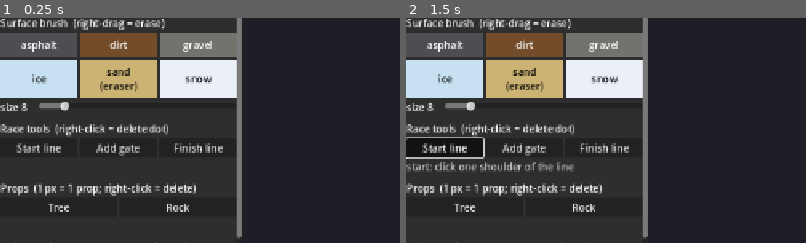
Above: before the commit, frames 1-2 (left to right).
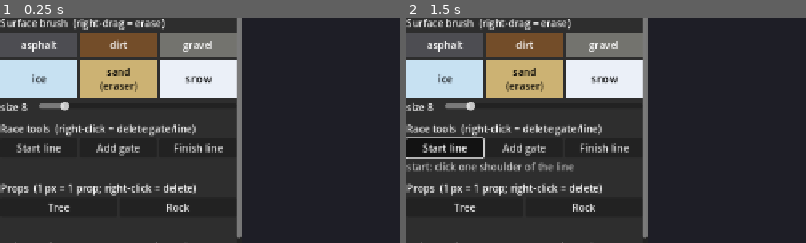
Above: after the commit, the same moments.

Repository: artemiiShabanov/RallyRivals
Game: Godot game, scene res://scenes/tools/map_editor.tscn
Same seed, same stepped clock (60 frames per second), same inputs: the game is played once before the commit and once after it. The project has no main scene, so this scene is started directly.
Inputs (mouse positions are % of the whole screen's width and height, from its top left):
- Up to frame 1 (0.25 s): no input
- Up to frame 2 (1.5 s): click (11, 6) at 0.52 s; type "Alex" at 0.6 s; click "Start line" at 1.25 s
The pictures show only the part of the screen within x 0-50%, y 24-74%; the shares and areas given below are measured in that part.

The runs differ from the first frame. In frame 1, 0.3% of the frame differs, in the area x 37-49%, y 47-53%; in frame 2, 0.3%.

Commit message:
Map editor: failed-march overlay + whole-feature deletion
When the centreline march can't close the loop (or reach the finish),
the editor now draws the partial march in RED — it points at the exact
corner or pinch that broke the layout, instead of leaving the author
with only a console warning.

Right-click in a race tool now deletes the whole nearest FEATURE: a
gate removes both its dots (pairing-aware, nearest-dot fallback on
broken layers), the start line removes its pair + direction dot, the
finish removes its pair. No more orphaned red-ring dots. Stray-pixel
erase remains the fallback when nothing is near.

Verified headless: broken-loop layout draws the red partial path;
right-click near one gate dot removes both; start-line right-click
clears start + dir; two undos restore everything.

Co-Authored-By: Claude Opus 4.8 <noreply@anthropic.com>

Diff:
--- a/rallyrivals/scripts/tools/map_editor/heightmap_builder.gd
+++ b/rallyrivals/scripts/tools/map_editor/heightmap_builder.gd
@@ -42,7 +42,8 @@
 	var target: Vector2 = race["start_mid"] if is_loop else race["finish_mid"]
 	if pts.size() < 10 or pts[pts.size() - 1].distance_to(target) > 14.0:
 		var what := "close the loop" if is_loop else "reach the finish line"
-		return {"ok": false, "msg": "road doesn't %s — fix the layout (see console warning)" % what}
+		# ship the partial march so the editor can draw WHERE it wandered
+		return {"ok": false, "msg": "road doesn't %s — the red path shows where the march went" % what, "pts": pts}
 	var cum := PackedFloat32Array()
 	cum.resize(pts.size())
 	var acc := 0.0
--- a/rallyrivals/scripts/tools/map_editor/map_editor.gd
+++ b/rallyrivals/scripts/tools/map_editor/map_editor.gd
@@ -162,7 +162,7 @@
 
 	vb.add_child(HSeparator.new())
 	var race_title := Label.new()
-	race_title.text = "Race tools  (right-click = delete dot)"
+	race_title.text = "Race tools  (right-click = delete gate/line)"
 	vb.add_child(race_title)
 	var race_row := HBoxContainer.new()
 	for m in [["start", "Start line"], ["gate", "Add gate"], ["finish", "Finish line"]]:
@@ -412,7 +412,7 @@
 		return
 	if button == MOUSE_BUTTON_RIGHT:
 		_push_undo("race")
-		_erase_race_near(px)
+		_delete_race_feature(px)
 		_race_pending.clear()
 		_after_race_edit()
 		return
@@ -469,6 +469,74 @@
 		for dx in 2:
 			img.set_pixel(clampi(px.x + dx, 0, doc.size - 1), clampi(px.y + dy, 0, doc.size - 1), col)
 
+## Right-click removes the whole nearest race FEATURE: a gate (both dots), the start line
+## (both dots + the direction dot), or the finish pair. Nothing near -> small pixel erase
+## for cleaning up strays.
+func _delete_race_feature(px: Vector2i) -> void:
+	var img: Image = doc.images["race"]
+	var b := TrackBaker.new()
+	b._rc = img
+	b._size = doc.size
+	var groups := {
+		"start": b._blobs(img, TrackBaker.R_START),
+		"dir": b._blobs(img, TrackBaker.R_DIR),
+		"gate": b._blobs(img, TrackBaker.R_GATE),
+		"finish": b._blobs(img, TrackBaker.R_FINISH),
+	}
+	var p := Vector2(px)
+	var best := 12.0
+	var best_kind := ""
+	var best_blob := Vector2.ZERO
+	for kind in groups:
+		for blob in groups[kind]:
+			var d: float = p.distance_to(blob)
+			if d < best:
+				best = d
+				best_kind = kind
+				best_blob = blob
+	match best_kind:
+		"":
+			_erase_race_near(px)
+		"start", "dir":
+			_clear_color(img, TrackBaker.R_START)
+			_clear_color(img, TrackBaker.R_DIR)
+		"finish":
+			_clear_color(img, TrackBaker.R_FINISH)
+		"gate":
+			_erase_race_near(Vector2i(best_blob.round()), 4)
+			var partner := _gate_partner(groups["gate"], best_blob)
+			if partner != Vector2.INF:
+				_erase_race_near(Vector2i(partner.round()), 4)
+
+# The other dot of a gate: its pairing partner when the layer pairs cleanly, else the nearest
+# other gate dot (best effort on an already-broken layer).
+func _gate_partner(gates: Array[Vector2], blob: Vector2) -> Vector2:
+	var b := TrackBaker.new()
+	b._sf = doc.images["surface"]
+	b._size = doc.size
+	var road: Array = []
+	for s in _surfaces:
+		if s != _off_road:
+			road.append(s)
+	b.surfaces = road
+	b.off_road_surface = _off_road
+	if gates.size() % 2 == 0:
+		var pairs: Variant = b._pair_dots(gates)
+		if pairs != null:
+			for pr in pairs:
+				if (pr[0] as Vector2).distance_to(blob) < 1.0:
+					return pr[1]
+				if (pr[1] as Vector2).distance_to(blob) < 1.0:
+					return pr[0]
+	var bestd := 60.0
+	var out := Vector2.INF
+	for g in gates:
+		var d: float = g.distance_to(blob)
+		if d > 1.0 and d < bestd:
+			bestd = d
+			out = g
+	return out
+
 func _erase_race_near(px: Vector2i, r: int = 6) -> void:
 	var img: Image = doc.images["race"]
 	for dy in range(-r, r + 1):
@@ -591,6 +659,10 @@
 		var a := _builder.analyze(doc.images["surface"], doc.images["race"], doc.size)
 		if not a["ok"]:
 			_height_hint.text = a["msg"]
+			# draw the failed march in red — it points at the corner/pinch that broke the layout
+			canvas.overlay_polyline = a.get("pts", PackedVector2Array())
+			canvas.overlay_polyline_col = Color(1.0, 0.3, 0.25, 0.85)
+			canvas.queue_redraw()
 			return false
 		_analysis = a
 	_height_hint.text = "lap %.0f m, %d height points" % [_analysis["total"], doc.height_points.size()]
@@ -645,6 +717,7 @@
 	_profile.selected_frac = -1.0
 	if doc != null and _analysis != null and _height_mode:
 		canvas.overlay_polyline = _analysis["pts"]
+		canvas.overlay_polyline_col = Color(0.5, 0.8, 1.0, 0.45)
 		for i in doc.height_points.size():
 			var hp: Dictionary = doc.height_points[i]
 			var p := Vector2(float(hp["x"]), float(hp["y"]))
Not shown, added: rallyrivals/_probe_del.gd.uid
